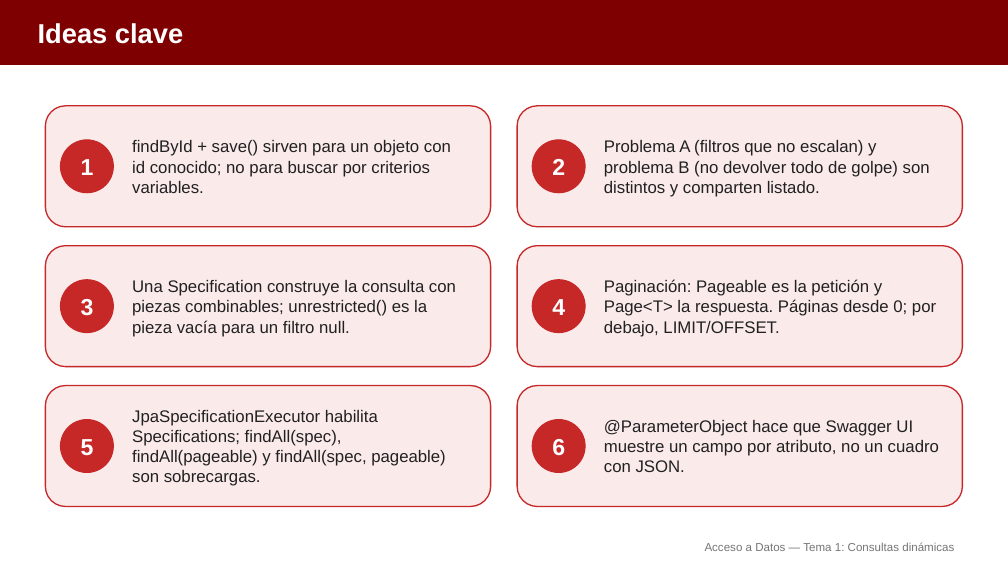
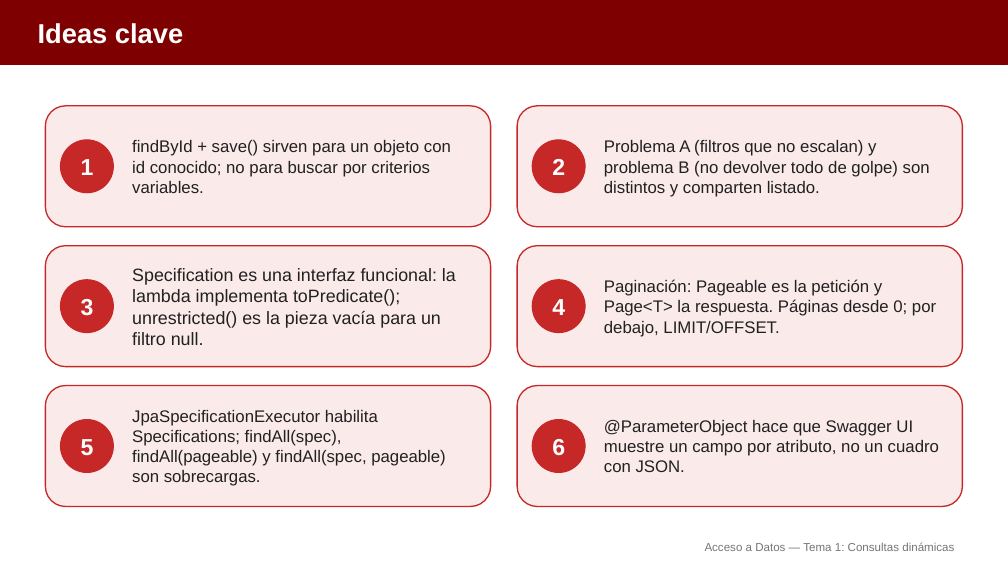
Before and after one commit to aitorventura/acceso-a-datos, a slide deck: slide 17 of docs/tema1/diapositivas/consultas-dinamicas.pptx (slide 16 before the commit). Drawn at 1008x567 pixels with LibreOffice and Linux fonts; fonts in the diff are those of the drawing. Boxes give left, top, right and bottom in pixels: in the first picture for what was removed or moved away, otherwise in the second. Text is boxed around its words. In the diff, an @@ line names an element or a change of style, - is before the commit and + after.

Commit message:
modificación diapositivas tema1-consultasdinamicas

```diff
--- a/docs/tema1/diapositivas/consultas-dinamicas.pptx
+++ b/docs/tema1/diapositivas/consultas-dinamicas.pptx
@@ text at bbox=[132, 268, 456, 345]: text changed; size 16 to 17 pt @@
-Una Specification construye la consulta con piezas combinables; unrestricted() es la pieza vacía para un filtro null.
+Specification es una interfaz funcional: la lambda implementa toPredicate(); unrestricted() es la pieza vacía para un filtro null.
```
Also in this commit, not shown: 7 other slides changed, 1 slide added.
